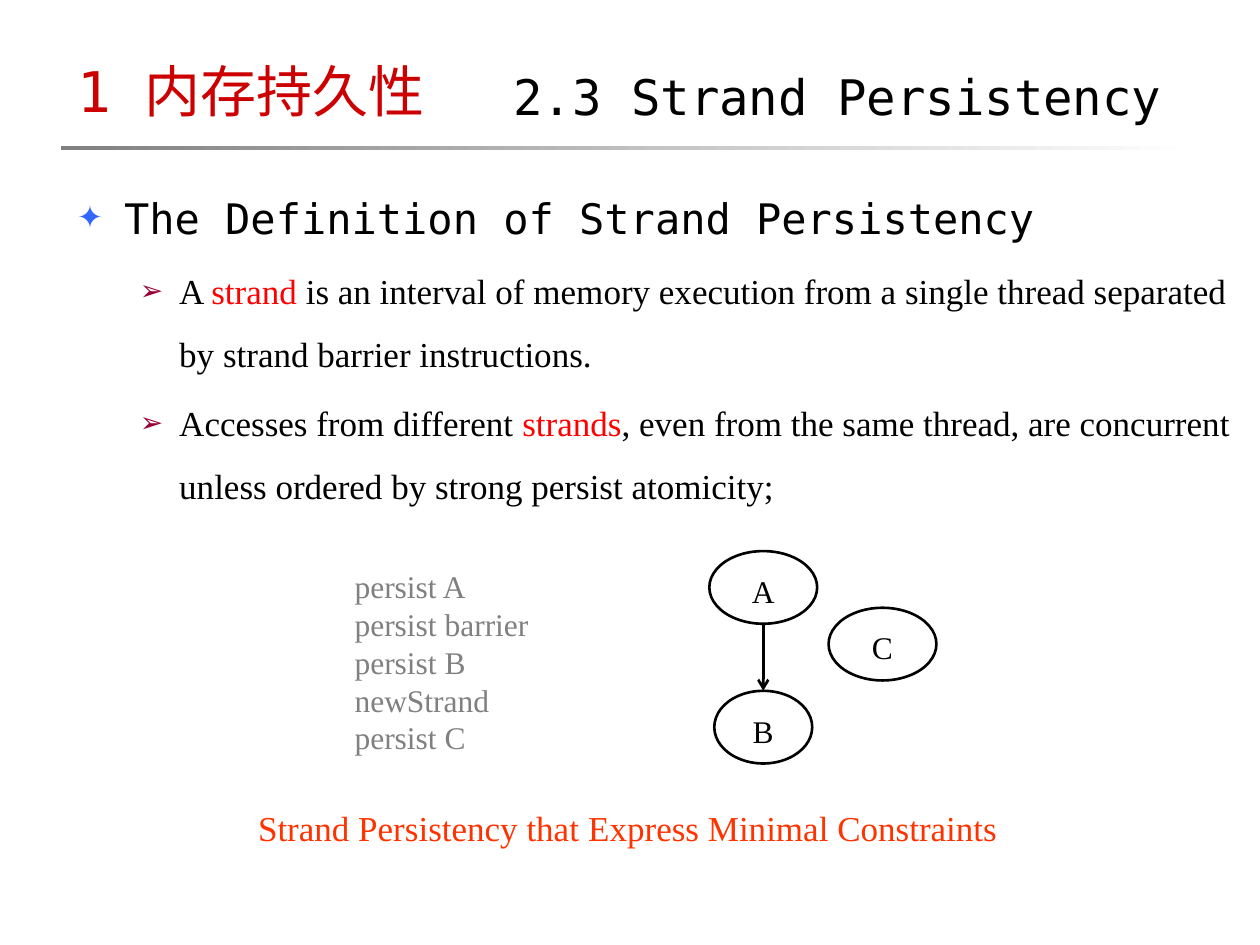
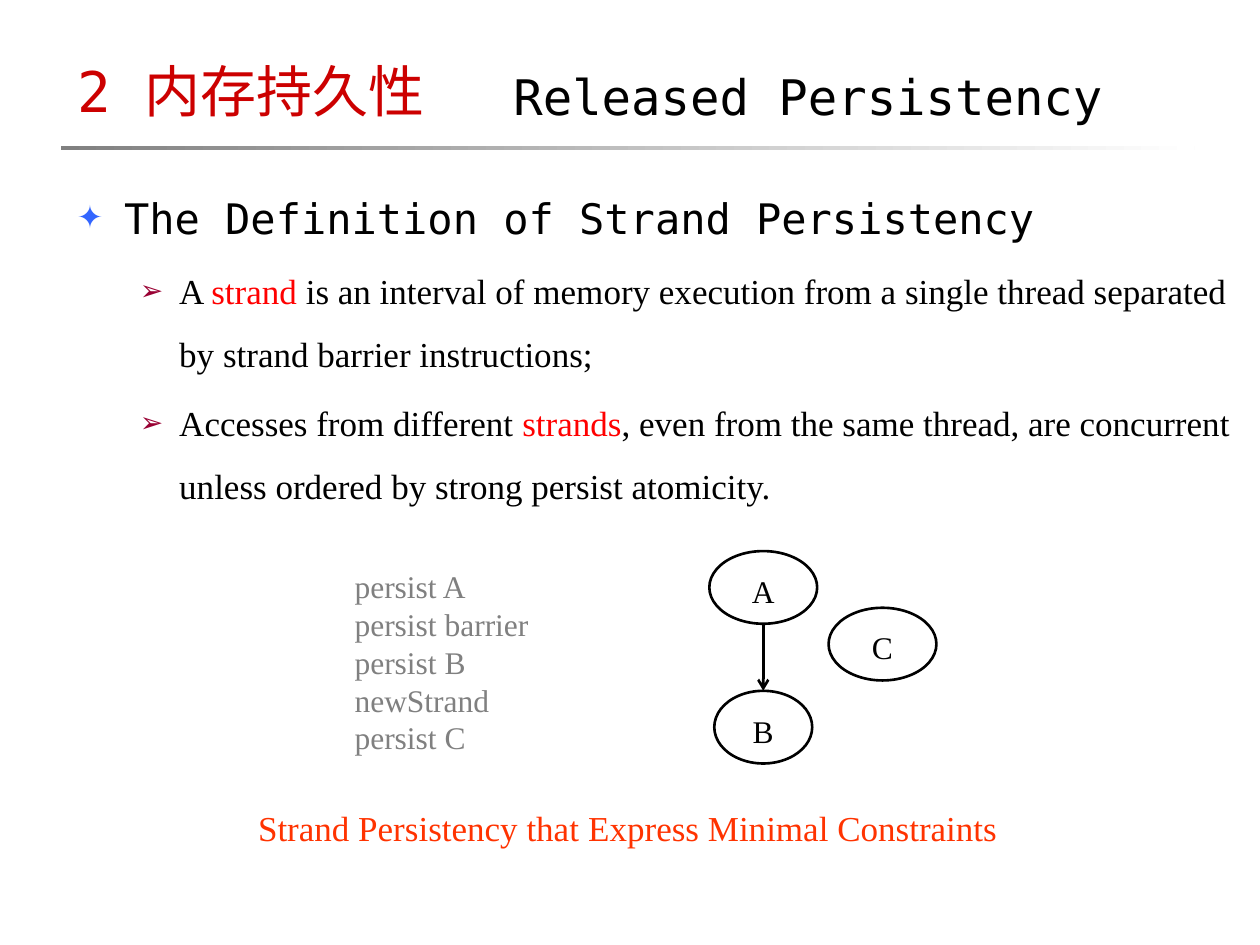
Before and after one commit to maokelong/CSDN-maokelong95, a slide deck: slide 30 of 共享资源/「2018-06-08」Memory Consistency, Memory Persistency.pptx. Drawn at 1260x945 pixels with LibreOffice and Linux fonts; fonts in the diff are those of the drawing; background and template pictures are left out. Boxes give left, top, right and bottom in pixels: in the first picture for what was removed or moved away, otherwise in the second. Text is boxed around its words. In the diff, an @@ line names an element or a change of style, - is before the commit and + after.

Commit message:
更新：内存模型系列（下）
PPT 替换成新版式

```diff
--- a/共享资源/「2018-06-08」Memory Consistency, Memory Persistency.pptx
+++ b/共享资源/「2018-06-08」Memory Consistency, Memory Persistency.pptx
@@ title at (x1=77, y1=65, x2=425, y2=117): text changed @@
-1 内存持久性
+2 内存持久性
@@ text at (x1=513, y1=77, x2=1102, y2=126): text changed @@
-2.3 Strand Persistency
+Released Persistency
@@ text at (x1=179, y1=279, x2=1230, y2=506): text changed @@
-  ➢ A strand is an interval of memory execution from a single thread separated by strand barrier instructions.
-  ➢ Accesses from different strands, even from the same thread, are concurrent unless ordered by strong persist atomicity;
+  ➢ A strand is an interval of memory execution from a single thread separated by strand barrier instructions;
+  ➢ Accesses from different strands, even from the same thread, are concurrent unless ordered by strong persist atomicity.
```
Also in this commit, not shown: 10 other slides changed, 1 other file.
